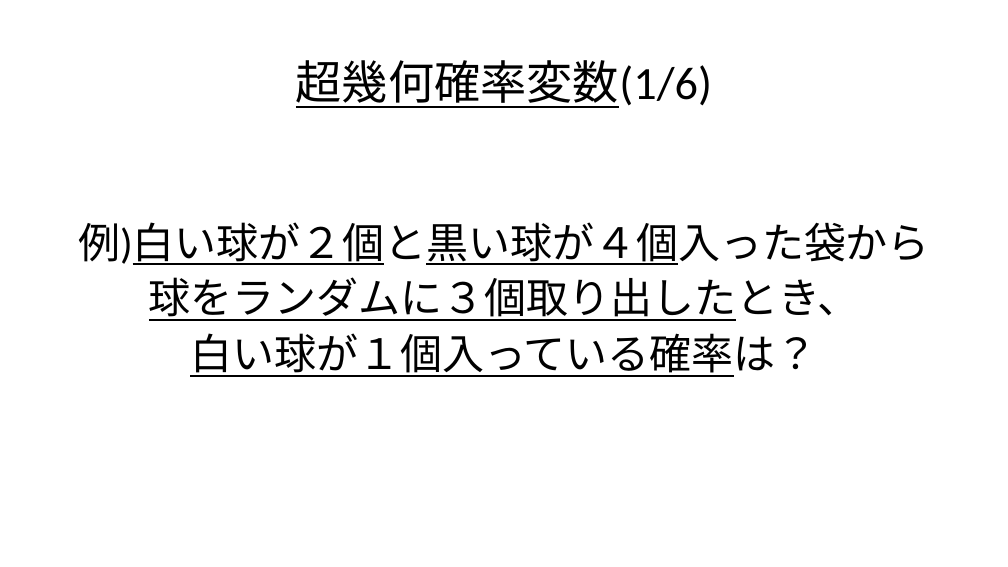
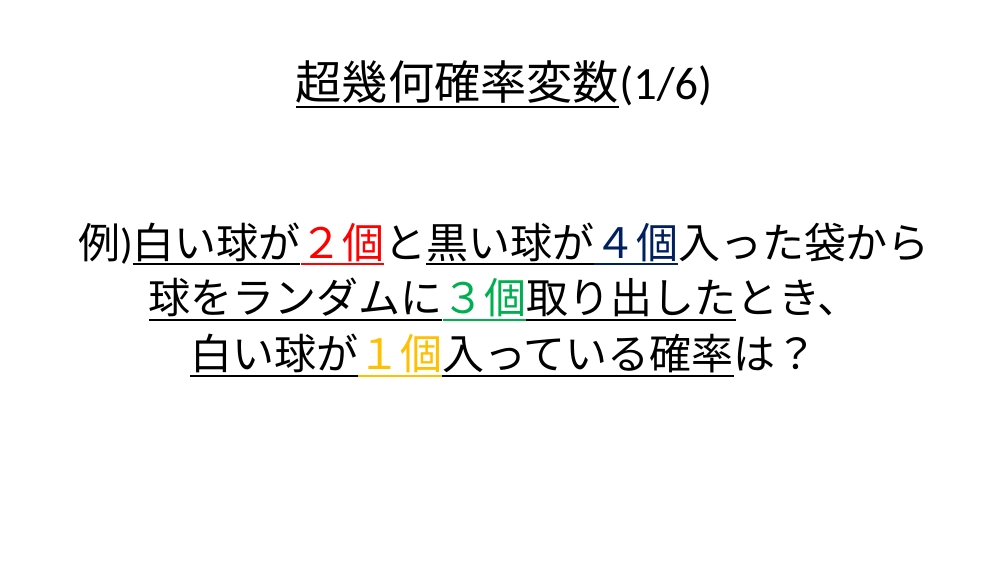
Before and after one commit to Ryo-KATAYAMA/Senior_Project, a slide deck: slide 35 of Chapter4_2.pptx (slide 19 before the commit). Drawn at 1008x567 pixels with LibreOffice and Linux fonts; fonts in the diff are those of the drawing. Boxes give left, top, right and bottom in pixels: in the first picture for what was removed or moved away, otherwise in the second. Text is boxed around its words. In the diff, an @@ line names an element or a change of style, - is before the commit and + after.

```diff
--- a/Chapter4_2.pptx
+++ b/Chapter4_2.pptx
@@ text "例)白い球が２個と黒い球が４個入った袋から" at [78, 222, 930, 377]: text colour #000000 to #FF0000, text colour #000000 to #002060 in "例)白い球が２個と黒い球が４個入った袋から"; text colour #000000 to #00B050 in "球をランダムに３個取り出したとき、"; text colour #000000 to #FFC000 in "白い球が１個入っている確率は？" @@
```
Also in this commit, not shown: 5 other slides changed, 24 slides added, 8 slides removed.
